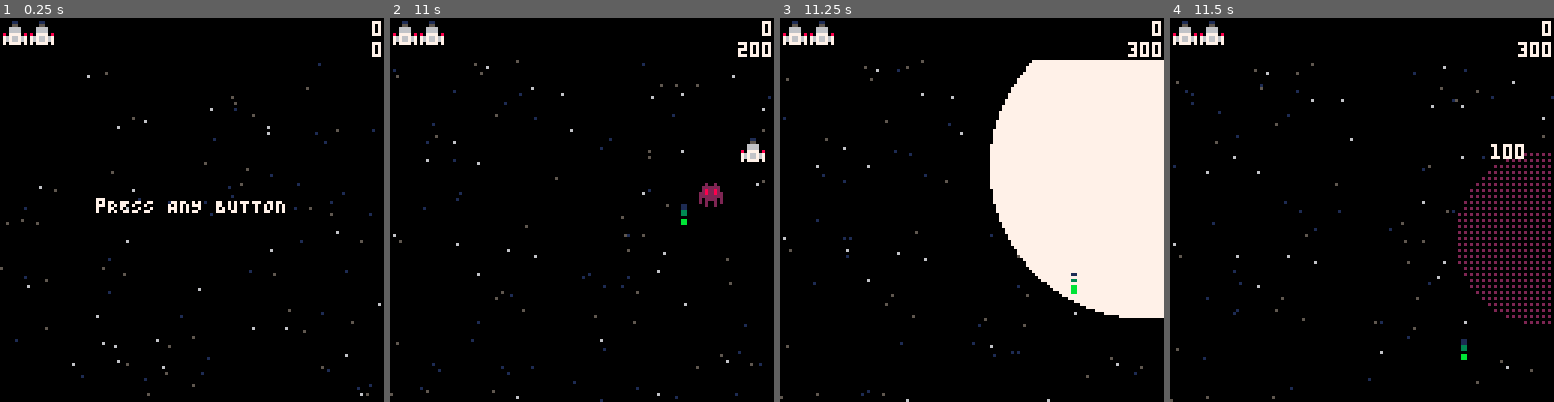
Above: before the commit, frames 1-4 (left to right).
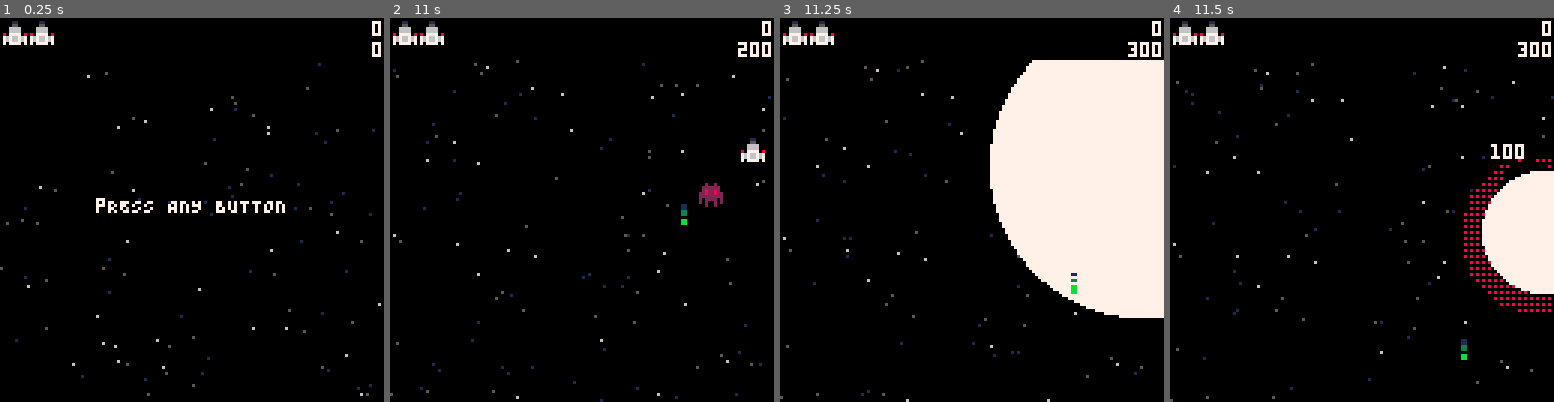
Above: after the commit, the same moments.

Repository: adammitchelldev/space
Game: PICO-8 cartridge space.p8
Two runs of this game, one before a commit and one after it. Both use one fixed random seed, a clock stepped at 60 frames per second and the inputs below.
Inputs (mouse positions are in pixels of both pictures, inside the frame that each line leads up to):
- Up to frame 1 (0.25 s): no input
- Up to frame 2 (11 s): tap O (Z key) at 0.33, 1.07, 2.22, 3.72, 5.22, 6.72, 8.22, 9.72 s; click (631, 121) at 0.67 s; tap Down at 0.7 s; click (697, 267) at 1.22 s; tap X (X key) at 1.43, 2.07, 2.82, 3.57, 4.32, 5.07, 5.82, 6.57, 7.32, 8.07, 8.82, 9.57, 10.32 s; click (459, 114) at 1.77 s; hold Up 1.97-2.63 s; click (520, 259) at 2.32 s; hold Right 2.68-3.02 s; click (585, 106) at 2.87 s; hold Down 3.07-3.73 s; click (647, 256) at 3.42 s; hold Left 3.78-4.12 s; click (712, 102) at 3.97 s; hold Up 4.17-4.5 s; click (474, 248) at 4.52 s; hold Left 4.55-5.05 s; click (535, 94) at 5.07 s; hold Right 5.1-5.93 s; click (601, 244) at 5.62 s; hold Up 5.98-6.65 s; click (662, 90) at 6.17 s; hold Right 6.7-7.03 s; click (727, 236) at 6.72 s; hold Down 7.08-7.75 s; click (489, 83) at 7.27 s; hold Left 7.8-8.13 s; click (551, 229) at 7.82 s; hold Up 8.18-8.52 s; click (616, 79) at 8.37 s; hold Left 8.57-9.07 s; click (678, 225) at 8.92 s; hold Right 9.12-9.95 s; click (439, 71) at 9.47 s; hold Up 10-10.67 s; click (505, 217) at 10.02 s; click (566, 64) at 10.57 s; hold Right from 10.72 s (still down)
- Up to frame 3 (11.25 s): release Right at 11.05 s; tap X (X key) at 11.07 s; hold Down from 11.1 s (still down); click (1018, 213) at 11.12 s; tap O (Z key) at 11.22 s
- Up to frame 4 (11.5 s): keep holding Down

Frames 1-3 are identical in both runs. In frame 4, 6.0% of the frame differs, in the area x 75-100%, y 35-80%.

Commit message:
Axe sprite render, make it a default thing

Diff:
--- a/space.p8
+++ b/space.p8
@@ -8,7 +8,6 @@
 -- util
 #include src/util/class.lua
 #include src/util/collision.lua
-#include src/util/draw.lua
 #include src/util/script.lua
 #include src/util/vec.lua
 
--- a/src/bullet.lua
+++ b/src/bullet.lua
@@ -29,7 +29,6 @@
 	local x = self.x
 	local y = self.y
 	local c = 1
-	fillp(0)
 	local step = sgn(self.dy)
 	if step == 1 then
 		y += self.dy
--- a/src/enemies/big.lua
+++ b/src/enemies/big.lua
@@ -49,7 +49,9 @@
 
 enemy_big = enemy {
     remove_oob = false,
-    draw = draw_sprite(14, 0, 0, 2, 2),
+    sprite = 14,
+    sprite_w = 2,
+    sprite_h = 2,
     explosion = big_explosion,
     die_sfx = 7,
     value = 250,
--- a/src/enemies/green.lua
+++ b/src/enemies/green.lua
@@ -1,7 +1,7 @@
 -- green enemy
 
 enemy_green = enemy {
-    draw = draw_sprite(4),
+    sprite = 4,
     explosion = explosion,
     die_sfx = 8,
     value = 50,
--- a/src/enemies/hunter.lua
+++ b/src/enemies/hunter.lua
@@ -1,7 +1,7 @@
 -- hunter enemy
 
 enemy_hunter = enemy {
-    draw = draw_sprite(5),
+    sprite = 5,
     value = 200,
     bounce = {l=0,r=screen_w,u=0,d=16},
     dx = 2,
--- a/src/enemies/normal.lua
+++ b/src/enemies/normal.lua
@@ -1,7 +1,7 @@
 -- normal enemy
 
 enemy_normal = enemy {
-    draw = draw_sprite(3),
+    sprite = 3,
     bounce = {l=0,r=screen_w,u=0,d=50,sfx=3},
     value = 10,
     dy = 1,
--- a/src/enemies/shielder.lua
+++ b/src/enemies/shielder.lua
@@ -1,7 +1,7 @@
 -- shielder enemy
 
 enemy_shielder = enemy {
-    draw = draw_sprite(6),
+    sprite = 6,
     value = 50,
     bounce = {l=0,r=screen_w,u=0,d=screen_h},
     explosion = explosion,
--- a/src/entity.lua
+++ b/src/entity.lua
@@ -127,3 +127,12 @@
         end
     end
 end
+
+function entity:draw()
+    if self.sprite and not (self.iframes and self.iframes & 1 == 1) then
+        spr(self.sprite, self.x, self.y, self.sprite_w or 1, self.sprite_h or 1)
+    end
+    if self.shielded then
+        sspr(0,20,12,12,self.x-2,self.y-2)
+    end
+end
--- a/src/explosion.lua
+++ b/src/explosion.lua
@@ -55,6 +55,6 @@
         color(c)
         fillp(explosion_dither[age])
         circfill(x, y, s)
-        fillp()
+        fillp(0)
     end
 end
--- a/src/player.lua
+++ b/src/player.lua
@@ -12,7 +12,6 @@
 	x = 60,
 	y = screen_h,
 	atk = 0,
-	draw = draw_sprite(2),
 	explosion = big_explosion{size=50},
 	die_sfx = 7,
 	speed = 1,
--- a/src/powerup.lua
+++ b/src/powerup.lua
@@ -1,7 +1,7 @@
 powerup = entity {
     layer = powerups,
     remove_oob = true,
-    draw = draw_sprite(16),
+    sprite = 16,
     dy = 0.5,
     col = { l=-2,r=7,u=-2,d=7 },
 }
--- a/src/starfield.lua
+++ b/src/starfield.lua
@@ -48,7 +48,6 @@
     end
 
     function starfield:draw()
-        fillp(0)
         for s in all(stars) do
             color(s.colour)
             pset(s.x, s.y)
--- a/src/util/draw.lua
+++ /dev/null
@@ -1,17 +0,0 @@
--- drawing util
-
--- TODO axe this and move to entity
-function draw_sprite(n, x, y, ...)
-    x = x or 0
-    y = y or 0
-    local args = pack(...)
-    return function(self)
-        fillp(0)
-        if not (self.iframes and self.iframes & 1 == 1) then
-            spr(n, self.x + x, self.y + y, unpack(args))
-        end
-        if self.shielded then
-            sspr(0,20,12,12,self.x-2,self.y-2)
-        end
-    end
-end
